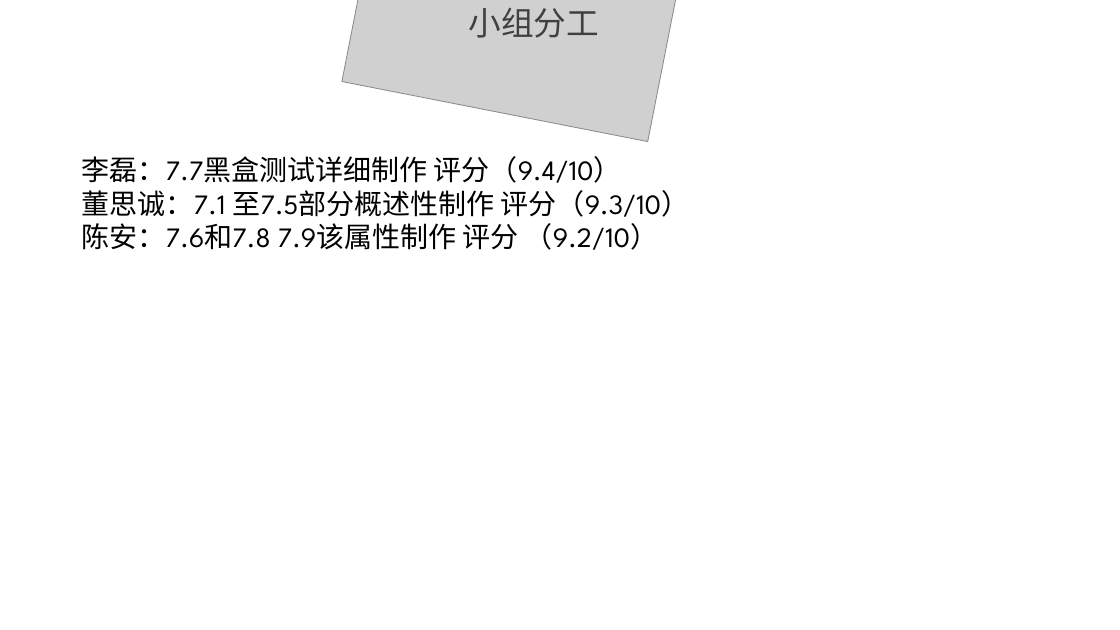
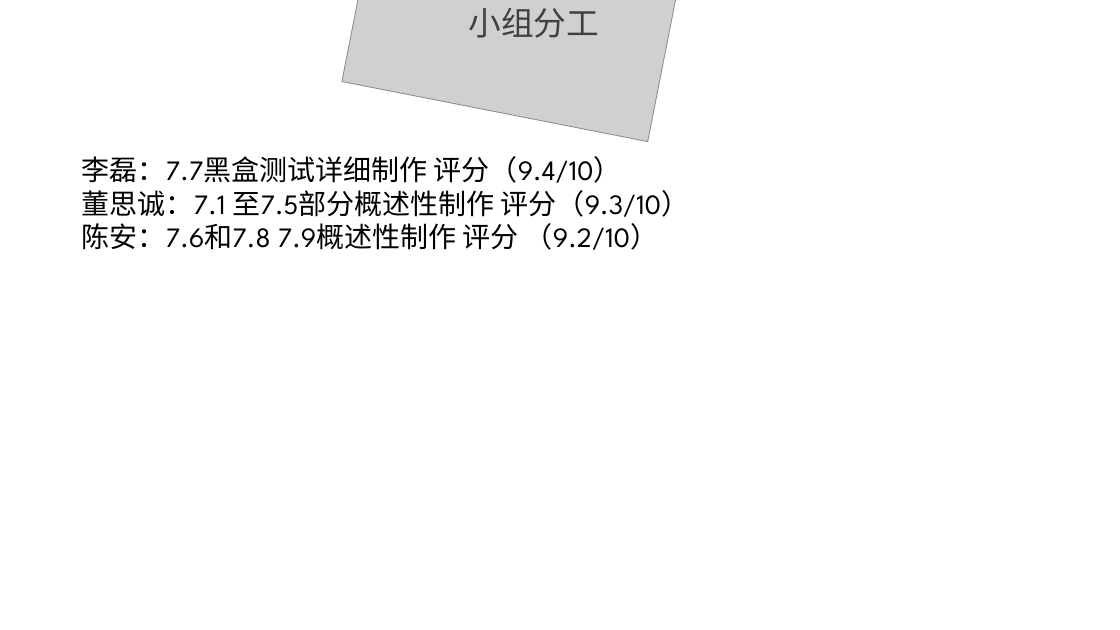
Before and after one commit to ConstanTWT/SE2020-G01, a slide deck: slide 55 of 翻转PPT/SE2020-G01-实现阶段翻转课堂PPT.pptx. Drawn at 1120x630 pixels with LibreOffice and Linux fonts; fonts in the diff are those of the drawing; grey boxes stand for pictures; background and template pictures are left out. Boxes give left, top, right and bottom in pixels: in the first picture for what was removed or moved away, otherwise in the second. Text is boxed around its words. In the diff, an @@ line names an element or a change of style, - is before the commit and + after.

```diff
--- a/翻转PPT/SE2020-G01-实现阶段翻转课堂PPT.pptx
+++ b/翻转PPT/SE2020-G01-实现阶段翻转课堂PPT.pptx
@@ text at (x1=82, y1=223, x2=658, y2=250): text changed @@
-陈安：7.6和7.8 7.9该属性制作 评分 （9.2/10）
+陈安：7.6和7.8 7.9概述性制作 评分 （9.2/10）
```
Also in this commit, not shown: 1 other file.
